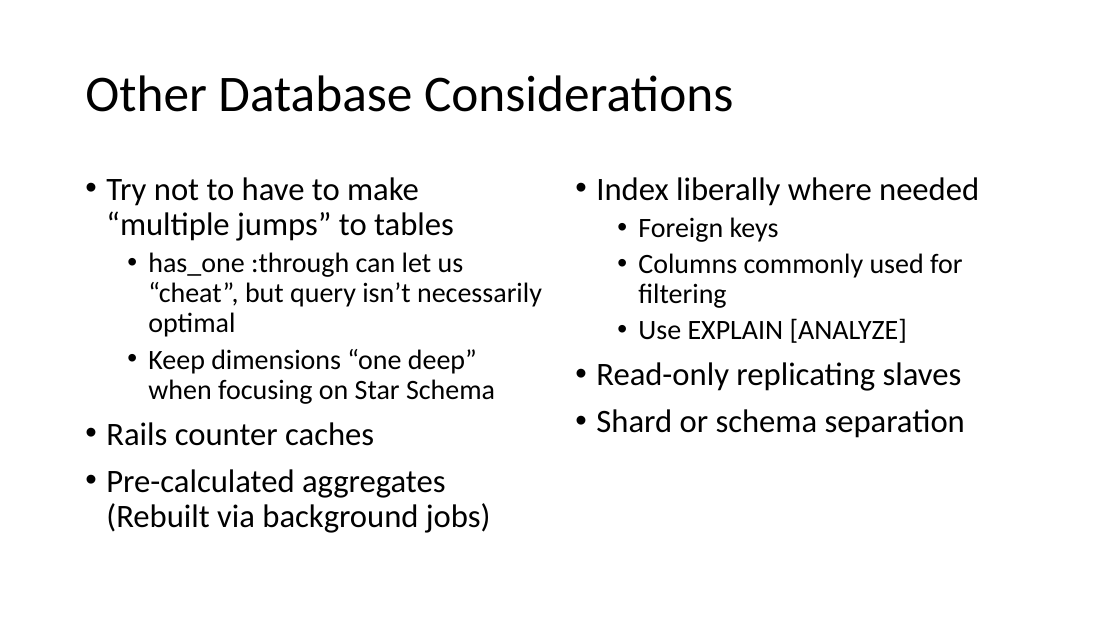
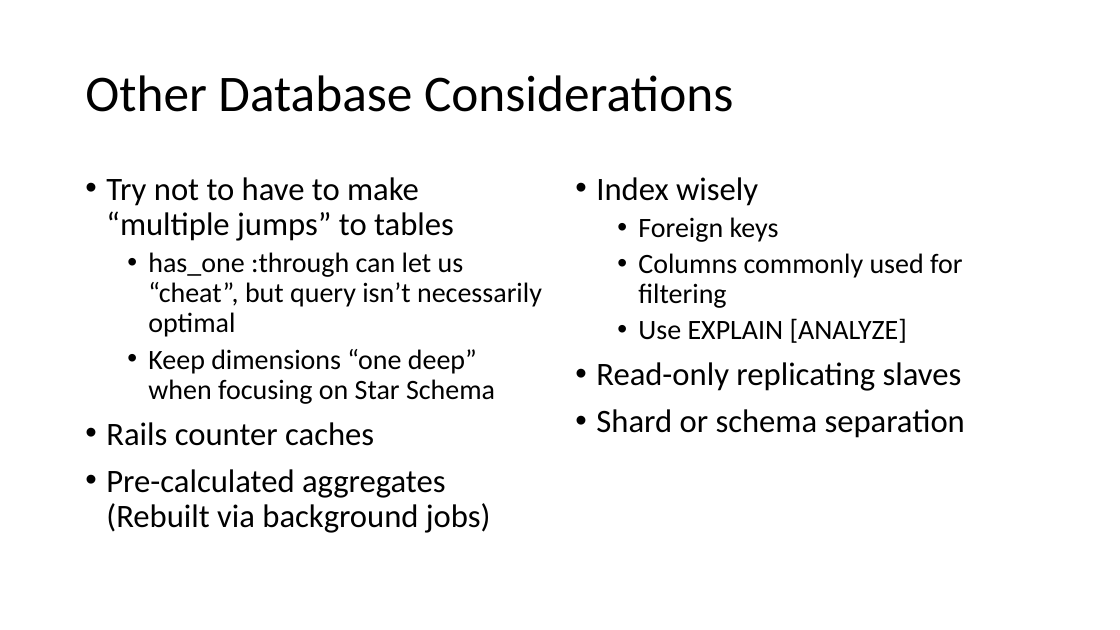
Before and after one commit to t27duck/showandtell, a slide deck: slide 35 of presentations/railsconf/2017/reporting_on_rails.pptx. Drawn at 1120x630 pixels with LibreOffice and Linux fonts; fonts in the diff are those of the drawing. Boxes give left, top, right and bottom in pixels: in the first picture for what was removed or moved away, otherwise in the second. Text is boxed around its words. In the diff, an @@ line names an element or a change of style, - is before the commit and + after.

```diff
--- a/presentations/railsconf/2017/reporting_on_rails.pptx
+++ b/presentations/railsconf/2017/reporting_on_rails.pptx
@@ text at box(596, 177, 758, 206): text changed @@
-• Index liberally where needed
+• Index wisely
```
Also in this commit, not shown: 1 other file.
